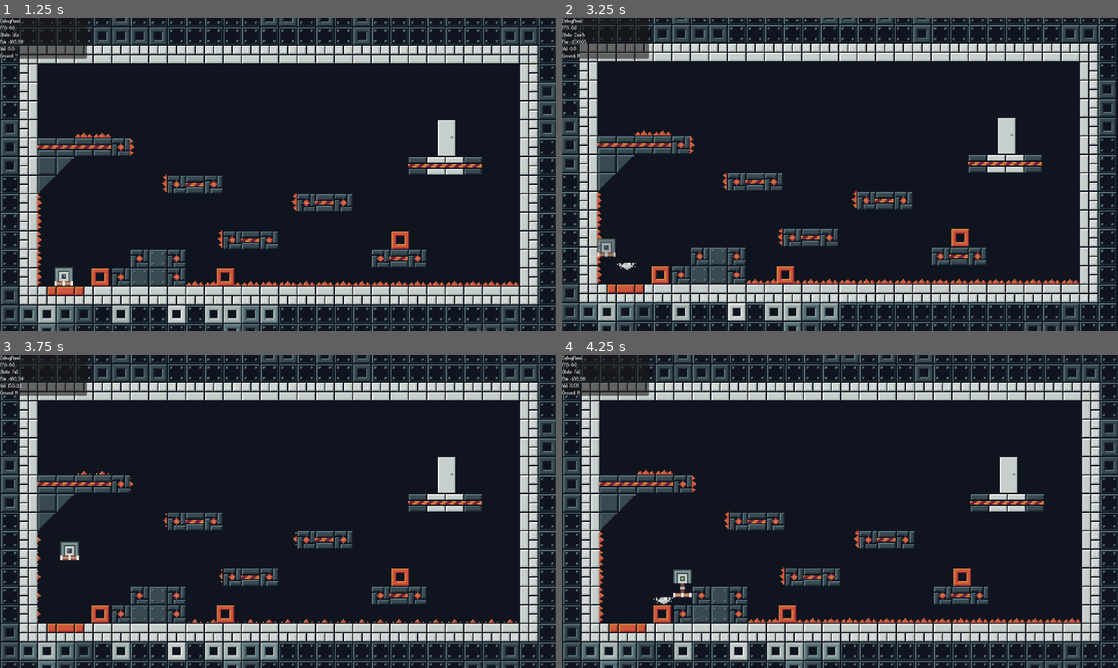
Above: before the commit, frames 1-4 (two rows, left to right).
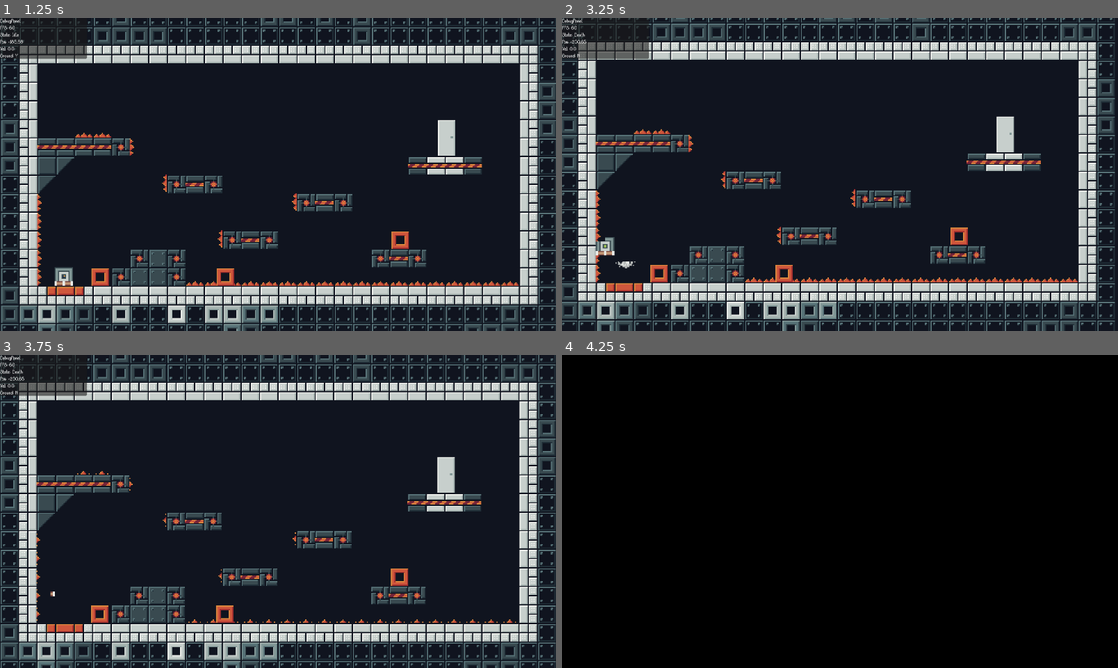
Above: after the commit, the same moments.

Repository: LeZellus/pistonprecision
Game: Godot game, scene res://scenes/worlds/MainScene.tscn
Two runs of this game, one before a commit and one after it. Both use one fixed random seed, a clock stepped at 60 frames per second and the inputs below.
Inputs:
- Up to frame 1 (1.25 s): click "Play" at 0.5 s
- Up to frame 2 (3.25 s): tap Enter (ui_accept) at 1.25, 2.3 s; hold Enter (ui_accept) 1.28-2.03 s; hold D (move_right) 1.28-2.78 s; tap Space (jump) at 1.52, 1.55, 1.82, 2.1, 2.27, 2.57, 3.05 s; hold A (move_left) from 2.78 s (still down); hold Enter (ui_accept) from 2.78 s (still down)
- Up to frame 3 (3.75 s): release A (move_left) at 3.53 s; release Enter (ui_accept) at 3.53 s; hold D (move_right) from 3.53 s (still down); tap Enter (ui_accept) at 3.6 s
- Up to frame 4 (4.25 s): keep holding D (move_right); tap Space (jump) at 3.77, 4.07 s

Frame 1 is identical in both runs. In frame 2, 29% of the frame differs, in the area x 0-100%, y 0-100%; in frame 3, 7.6%; in frame 4, 100%.

Commit message:
add transition for death + animation

Diff:
--- a/resources/player_stats/PlayerAnimation.tres
+++ b/resources/player_stats/PlayerAnimation.tres
@@ -1,10 +1,70 @@
-[gd_resource type="SpriteFrames" load_steps=31 format=3 uid="uid://j4q15hu1yxfw"]
+[gd_resource type="SpriteFrames" load_steps=46 format=3 uid="uid://j4q15hu1yxfw"]
 
 [ext_resource type="Texture2D" uid="uid://b74ojjb1q6pmt" path="res://assets/sprites/player/PistonSpritesheet.png" id="1_m66vt"]
 
-[sub_resource type="AtlasTexture" id="AtlasTexture_727sh"]
-atlas = ExtResource("1_m66vt")
-region = Rect2(0, 32, 32, 32)
+[sub_resource type="AtlasTexture" id="AtlasTexture_q4dm5"]
+atlas = ExtResource("1_m66vt")
+region = Rect2(0, 96, 32, 32)
+
+[sub_resource type="AtlasTexture" id="AtlasTexture_fealt"]
+atlas = ExtResource("1_m66vt")
+region = Rect2(32, 96, 32, 32)
+
+[sub_resource type="AtlasTexture" id="AtlasTexture_0sjfy"]
+atlas = ExtResource("1_m66vt")
+region = Rect2(64, 96, 32, 32)
+
+[sub_resource type="AtlasTexture" id="AtlasTexture_sq1qa"]
+atlas = ExtResource("1_m66vt")
+region = Rect2(96, 96, 32, 32)
+
+[sub_resource type="AtlasTexture" id="AtlasTexture_wml4f"]
+atlas = ExtResource("1_m66vt")
+region = Rect2(128, 96, 32, 32)
+
+[sub_resource type="AtlasTexture" id="AtlasTexture_6bnk0"]
+atlas = ExtResource("1_m66vt")
+region = Rect2(160, 96, 32, 32)
+
+[sub_resource type="AtlasTexture" id="AtlasTexture_phq6c"]
+atlas = ExtResource("1_m66vt")
+region = Rect2(192, 96, 32, 32)
+
+[sub_resource type="AtlasTexture" id="AtlasTexture_u3yma"]
+atlas = ExtResource("1_m66vt")
+region = Rect2(224, 96, 32, 32)
+
+[sub_resource type="AtlasTexture" id="AtlasTexture_q216w"]
+atlas = ExtResource("1_m66vt")
+region = Rect2(256, 96, 32, 32)
+
+[sub_resource type="AtlasTexture" id="AtlasTexture_lysax"]
+atlas = ExtResource("1_m66vt")
+region = Rect2(288, 96, 32, 32)
+
+[sub_resource type="AtlasTexture" id="AtlasTexture_h7w14"]
+atlas = ExtResource("1_m66vt")
+region = Rect2(320, 96, 32, 32)
+
+[sub_resource type="AtlasTexture" id="AtlasTexture_m5su5"]
+atlas = ExtResource("1_m66vt")
+region = Rect2(352, 96, 32, 32)
+
+[sub_resource type="AtlasTexture" id="AtlasTexture_6jqgn"]
+atlas = ExtResource("1_m66vt")
+region = Rect2(384, 96, 32, 32)
+
+[sub_resource type="AtlasTexture" id="AtlasTexture_cq3xs"]
+atlas = ExtResource("1_m66vt")
+region = Rect2(416, 96, 32, 32)
+
+[sub_resource type="AtlasTexture" id="AtlasTexture_grmxh"]
+atlas = ExtResource("1_m66vt")
+region = Rect2(448, 96, 32, 32)
+
+[sub_resource type="AtlasTexture" id="AtlasTexture_82b11"]
+atlas = ExtResource("1_m66vt")
+region = Rect2(480, 96, 32, 32)
 
 [sub_resource type="AtlasTexture" id="AtlasTexture_m18r2"]
 atlas = ExtResource("1_m66vt")
@@ -122,11 +182,56 @@
 animations = [{
 "frames": [{
 "duration": 1.0,
-"texture": SubResource("AtlasTexture_727sh")
-}],
-"loop": true,
+"texture": SubResource("AtlasTexture_q4dm5")
+}, {
+"duration": 1.0,
+"texture": SubResource("AtlasTexture_fealt")
+}, {
+"duration": 1.0,
+"texture": SubResource("AtlasTexture_0sjfy")
+}, {
+"duration": 1.0,
+"texture": SubResource("AtlasTexture_sq1qa")
+}, {
+"duration": 1.0,
+"texture": SubResource("AtlasTexture_wml4f")
+}, {
+"duration": 1.0,
+"texture": SubResource("AtlasTexture_6bnk0")
+}, {
+"duration": 1.0,
+"texture": SubResource("AtlasTexture_phq6c")
+}, {
+"duration": 1.0,
+"texture": SubResource("AtlasTexture_u3yma")
+}, {
+"duration": 1.0,
+"texture": SubResource("AtlasTexture_q216w")
+}, {
+"duration": 1.0,
+"texture": SubResource("AtlasTexture_lysax")
+}, {
+"duration": 1.0,
+"texture": SubResource("AtlasTexture_h7w14")
+}, {
+"duration": 1.0,
+"texture": SubResource("AtlasTexture_m5su5")
+}, {
+"duration": 1.0,
+"texture": SubResource("AtlasTexture_6jqgn")
+}, {
+"duration": 1.0,
+"texture": SubResource("AtlasTexture_cq3xs")
+}, {
+"duration": 1.0,
+"texture": SubResource("AtlasTexture_grmxh")
+}, {
+"duration": 1.0,
+"texture": SubResource("AtlasTexture_82b11")
+}],
+"loop": false,
 "name": &"Death",
-"speed": 5.0
+"speed": 25.0
 }, {
 "frames": [],
 "loop": false,
--- /dev/null
+++ b/scenes/ui/DeathTransitionManager.tscn
@@ -0,0 +1,12 @@
+[gd_scene format=3 uid="uid://dwq3i3f1jd8hb"]
+
+[node name="CanvasLayer" type="CanvasLayer"]
+
+[node name="TransitionRect" type="ColorRect" parent="."]
+visible = false
+anchors_preset = 15
+anchor_right = 1.0
+anchor_bottom = 1.0
+grow_horizontal = 2
+grow_vertical = 2
+color = Color(0, 0, 0, 1)
--- /dev/null
+++ b/scripts/managers/DeathTransitionManager.gd
@@ -0,0 +1,81 @@
+extends CanvasLayer
+class_name DeathTransitionManager
+
+var transition_rect: ColorRect
+var tween: Tween
+
+signal transition_middle_reached
+signal transition_complete
+
+func _ready():
+	name = "DeathTransitionManager"
+	layer = 100  # Au-dessus de tout
+
+	# Chercher le TransitionRect existant OU le créer
+	transition_rect = get_node_or_null("TransitionRect")
+
+	if not transition_rect:
+		# Créer le ColorRect si il n'existe pas
+		transition_rect = ColorRect.new()
+		transition_rect.name = "TransitionRect"
+		transition_rect.color = Color.BLACK
+		transition_rect.mouse_filter = Control.MOUSE_FILTER_IGNORE
+		transition_rect.set_anchors_and_offsets_preset(Control.PRESET_FULL_RECT)
+		add_child(transition_rect)
+
+	# S'assurer qu'il est invisible au début
+	transition_rect.modulate.a = 0.0
+
+func start_death_transition(duration: float = 1.5, delay_before_fade: float = 0.6):
+	"""Lance la transition de mort complète"""
+	if tween:
+		tween.kill()
+
+	tween = create_tween()
+
+	# Phase 1: DÉLAI pour voir les effets de mort (0.6s par défaut)
+	tween.tween_interval(delay_before_fade)
+
+	# Phase 2: Fade to black (0.4s)
+	tween.tween_property(transition_rect, "modulate:a", 1.0, 0.4)
+
+	# Phase 3: Signal au milieu + attendre au noir
+	tween.tween_callback(_emit_middle_signal)
+	tween.tween_interval(duration - delay_before_fade - 0.8)  # Temps au noir ajusté
+
+	# Phase 4: Fade from black (0.4s)
+	tween.tween_property(transition_rect, "modulate:a", 0.0, 0.4)
+	tween.tween_callback(_emit_complete_signal)
+
+func _emit_middle_signal():
+	"""Signal émis au milieu de la transition (respawn moment)"""
+	transition_middle_reached.emit()
+
+func _emit_complete_signal():
+	"""Signal émis à la fin de la transition"""
+	transition_complete.emit()
+
+func instant_black():
+	"""Met l'écran en noir instantanément"""
+	if tween:
+		tween.kill()
+	transition_rect.modulate.a = 1.0
+
+func instant_clear():
+	"""Retire le noir instantanément"""
+	if tween:
+		tween.kill()
+	transition_rect.modulate.a = 0.0
+
+# === TRANSITIONS RAPIDES POUR TESTS ===
+func quick_death_transition():
+	"""Version rapide pour debug"""
+	start_death_transition(1.0, 0.3)  # Délai réduit
+
+func slow_death_transition():
+	"""Version lente/cinématique"""
+	start_death_transition(2.5, 0.8)  # Délai plus long pour voir les effets
+
+func start_death_transition_immediate():
+	"""Version sans délai (ancien comportement)"""
+	start_death_transition(1.5, 0.0)
--- a/scripts/managers/GameManager.gd
+++ b/scripts/managers/GameManager.gd
@@ -29,6 +29,9 @@
 	process_mode = Node.PROCESS_MODE_ALWAYS
 	load_game_data()
 	print("GameManager initialisé - État: ", GameState.keys()[current_state])
+
+	var transition_manager = preload("res://scenes/ui/DeathTransitionManager.tscn").instantiate()
+	add_child(transition_manager)
 
 func _process(delta):
 	if current_state == GameState.PLAYING:
--- a/scripts/player/states/DeathState.gd
+++ b/scripts/player/states/DeathState.gd
@@ -1,50 +1,116 @@
-# scripts/player/states/DeathState.gd - Timer corrigé
 class_name DeathState
 extends State
 
-var death_timer: float = 0.0
-const DEATH_DURATION: float = 0.5
+var death_transition_manager: DeathTransitionManager
+var has_respawned: bool = false
 
 func _ready():
 	animation_name = "Death"
 
 func enter() -> void:
 	super.enter()
-	death_timer = DEATH_DURATION
+	has_respawned = false
 
-	print("DeathState: Entrée dans l'état de mort (timer: ", DEATH_DURATION, "s)")
+	print("DeathState: Entrée dans l'état de mort")
 
 	# Arrêter le mouvement
 	parent.velocity = Vector2.ZERO
 
+	# Obtenir le gestionnaire de transition
+	death_transition_manager = _get_transition_manager()
+
+	if death_transition_manager:
+		# Connecter les signaux
+		if not death_transition_manager.transition_middle_reached.is_connected(_on_transition_middle):
+			death_transition_manager.transition_middle_reached.connect(_on_transition_middle)
+		if not death_transition_manager.transition_complete.is_connected(_on_transition_complete):
+			death_transition_manager.transition_complete.connect(_on_transition_complete)
+
+		# Lancer la transition avec délai pour voir les effets de mort
+		death_transition_manager.start_death_transition(1.8, 0.6)  # Total 1.8s, fade après 0.6s
+	else:
+		# Fallback sans transition
+		await get_tree().create_timer(1.0).timeout
+		_perform_respawn()
+
 	# Effets visuels/audio
 	_play_death_effects()
 
-func process_frame(delta: float) -> State:
-	print("DeathState: Timer = ", death_timer)
-	death_timer -= delta
+func _get_transition_manager() -> DeathTransitionManager:
+	"""Trouve ou crée le gestionnaire de transition"""
+	# Chercher dans les autoloads/singletons
+	var manager = get_node_or_null("/root/DeathTransitionManager")
+	if manager:
+		return manager
 
-	if death_timer <= 0.0:
-		print("DeathState: Timer écoulé, respawn!")
-		return _respawn()
+	# Chercher dans la scène actuelle
+	manager = get_tree().get_first_node_in_group("death_transition")
+	if manager:
+		return manager
 
-	return null
+	# Créer un manager temporaire si aucun n'existe
+	manager = preload("res://scripts/managers/DeathTransitionManager.gd").new()
+	get_tree().current_scene.add_child(manager)
+	manager.add_to_group("death_transition")
+	return manager
 
 func process_physics(_delta: float) -> State:
-	# Garder le joueur immobile pendant la mort
+	# Pas de mouvement pendant la mort
 	parent.velocity = Vector2.ZERO
-	# PAS de move_and_slide() pendant la mort
 	return null
 
 func process_input(_event: InputEvent) -> State:
 	# Respawn anticipé avec espace/enter
-	if _event.is_action_pressed("ui_accept") or _event.is_action_pressed("jump"):
+	if not has_respawned and (_event.is_action_pressed("ui_accept") or _event.is_action_pressed("jump")):
 		print("DeathState: Respawn anticipé demandé")
-		return _respawn()
+		_trigger_early_respawn()
+
+	return null
+
+func _trigger_early_respawn():
+	"""Force un respawn anticipé"""
+	if death_transition_manager:
+		# Accélérer la transition
+		death_transition_manager.quick_death_transition()
+
+func _on_transition_middle():
+	"""Appelé au milieu de la transition (écran noir)"""
+	print("DeathState: Milieu de transition - Respawn du joueur")
+	_perform_respawn()
+
+func _on_transition_complete():
+	"""Appelé à la fin de la transition (fade in terminé)"""
+	print("DeathState: Transition terminée")
+	# La transition vers IdleState se fait déjà dans _perform_respawn()
+
+func _perform_respawn():
+	"""Effectue le respawn du joueur"""
+	if has_respawned:
+		return
+
+	has_respawned = true
+	print("DeathState: Début du respawn...")
+
+	# Reset position - position sécurisée
+	parent.global_position = Vector2(-185, 30)
+	parent.velocity = Vector2.ZERO
+
+	# Reset visuel
+	parent.sprite.modulate.a = 1.0
+	parent.sprite.visible = true
+
+	# Activer l'immunité réduite
+	parent.start_respawn_immunity()
+
+func process_frame(_delta: float) -> State:
+	# Transition vers IdleState seulement après respawn
+	if has_respawned:
+		return StateTransitions._get_state("IdleState")
 
 	return null
 
 func _play_death_effects():
+	"""Effets de mort (sans fade du sprite car géré par transition)"""
 	print("DeathState: Lancement des effets de mort")
 
 	# Particules
@@ -52,34 +118,17 @@
 
 	# Camera shake
 	if parent.camera and parent.camera.has_method("shake"):
-		parent.camera.shake(5.0, 0.5)
+		parent.camera.shake(8.0, 0.6)
 
 	# Audio
 	AudioManager.play_sfx("player/death", 0.8)
 
-	# Visuel - fade out progressif
-	var tween = parent.create_tween()
-	tween.tween_property(parent.sprite, "modulate:a", 0.0, 0.3)
+func exit() -> void:
+	print("DeathState: Sortie de l'état de mort")
 
-func _respawn() -> State:
-	print("DeathState: Début du respawn...")
-
-	# Reset position - position sécurisée
-	parent.global_position = Vector2(-185, 30)  # Un peu au-dessus pour éviter de re-trigger
-	parent.velocity = Vector2.ZERO
-
-	# Reset visuel
-	parent.sprite.modulate.a = 1.0
-	parent.sprite.visible = true
-
-	# Activer l'immunité
-	parent.start_respawn_immunity()
-
-	print("DeathState: Respawn terminé, transition vers IdleState")
-
-	# Transition directe vers IdleState
-	return StateTransitions._get_state("IdleState")
-
-func exit() -> void:
-	death_timer = 0.0
-	print("DeathState: Sortie de l'état de mort")
+	# Déconnecter les signaux
+	if death_transition_manager:
+		if death_transition_manager.transition_middle_reached.is_connected(_on_transition_middle):
+			death_transition_manager.transition_middle_reached.disconnect(_on_transition_middle)
+		if death_transition_manager.transition_complete.is_connected(_on_transition_complete):
+			death_transition_manager.transition_complete.disconnect(_on_transition_complete)
Binary file changed: assets/sprites/player/PistonSpritesheet.png
